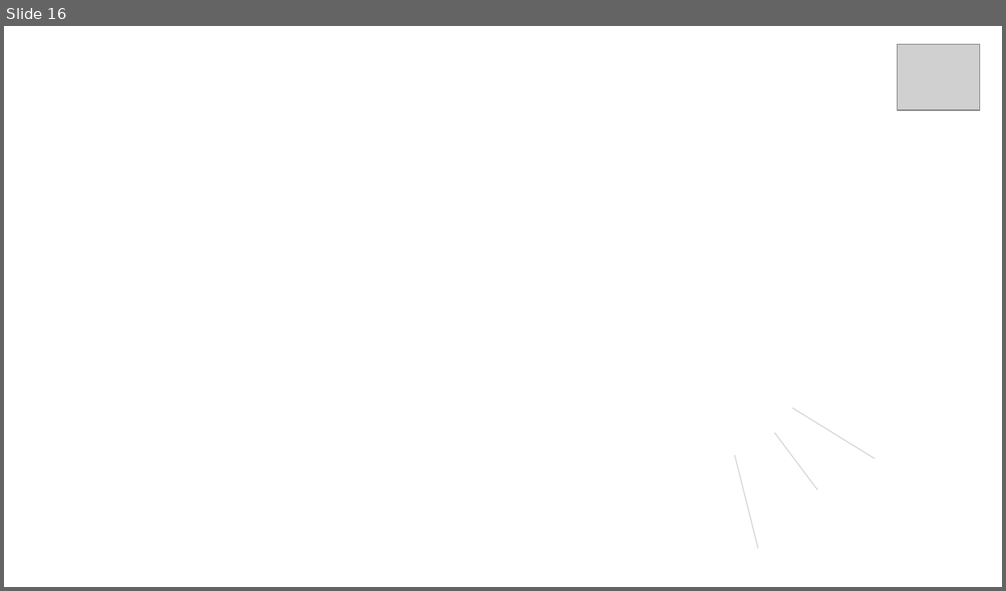
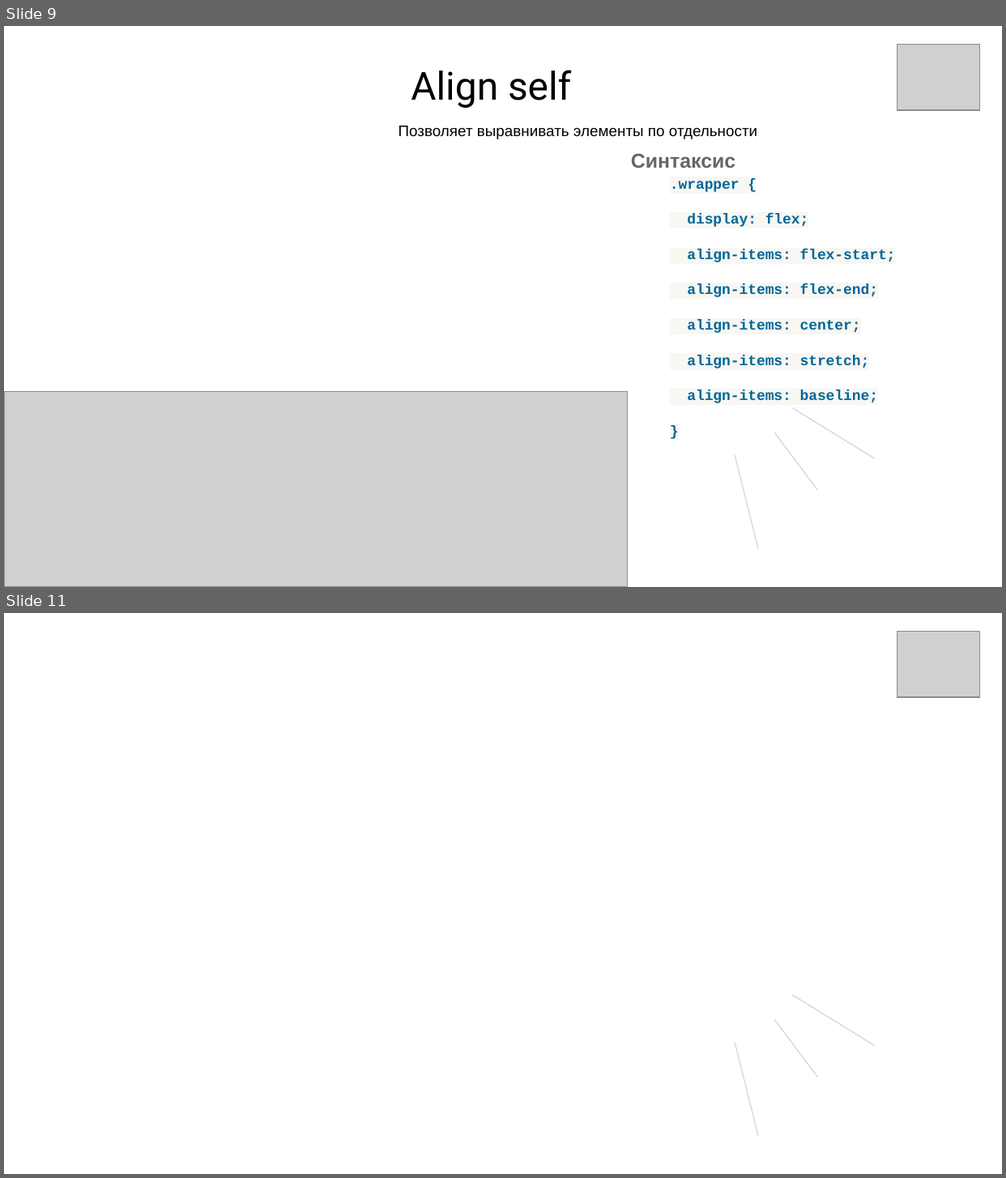
Before and after one commit to mhasilau/wb9, a slide deck: WEB - технологии.pptx. Shown one above the other, each under a label of ours: slide 16 before the commit, slides 9 and 11 after it; the slides between them are not shown. The pictures are 1006x591 and 1006x1178 pixels, drawn with LibreOffice and Linux fonts; fonts in the diff are those of the drawing; grey boxes stand for pictures; background and template pictures are left out. Boxes give left, top, right and bottom in pixels: in the first picture for what was removed or moved away, otherwise in the second. Text is boxed around its words. In the diff, an @@ line names an element or a change of style, - is before the commit and + after.

```diff
--- a/WEB - технологии.pptx
+++ b/WEB - технологии.pptx
@@ slide 9 added at box(4, 26, 1002, 587), background picture (left out) @@
@@ picture added at box(897, 44, 980, 109) @@
@@ text added at box(411, 70, 571, 108), 28 pt, text #000000 @@
+Align self
@@ text added at box(398, 126, 757, 139), 11 pt, text #000000 @@
+Позволяет выравнивать элементы по отдельности
@@ text added at box(631, 153, 896, 403), 10.5 pt, text #006699, bold @@
+Синтаксис
+.wrapper {
+display: flex;
+align-items: flex-start;
+align-items: flex-end;
+align-items: center;
+align-items: stretch;
+align-items: baseline;
+}
@@ picture added at box(4, 392, 628, 587) @@
@@ freeform shape added at box(792, 408, 874, 459), outline #CFD8DC 0.75 pt @@
@@ freeform shape added at box(774, 433, 817, 490), outline #CFD8DC 0.75 pt @@
@@ freeform shape added at box(735, 455, 757, 549), outline #CFD8DC 0.75 pt @@
@@ what was slide 16 is now slide 11 @@
```
Also in this commit, not shown: 2 slides changed, 7 other slides added, 13 slides removed.
